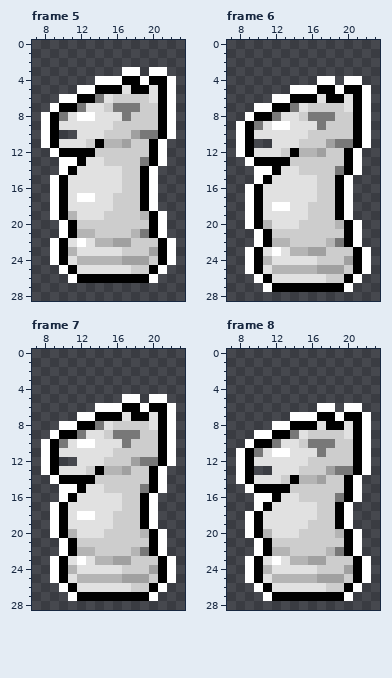
Two versions of one pixel-art file, Assets/Sprites/Sprites-Animation/Pieces/Pieces Dropping In/Aseprite Files/White Knight Landing.aseprite. The picture above is the old version.
32x32 pixels, 13 frames. Shown: frame 5: x 7..23, y 0..28; frame 6: x 7..23, y 0..28; frame 7: x 7..23, y 0..28; frame 8: x 7..23, y 0..28. The commit also changed other frames, which this record leaves out.
After:
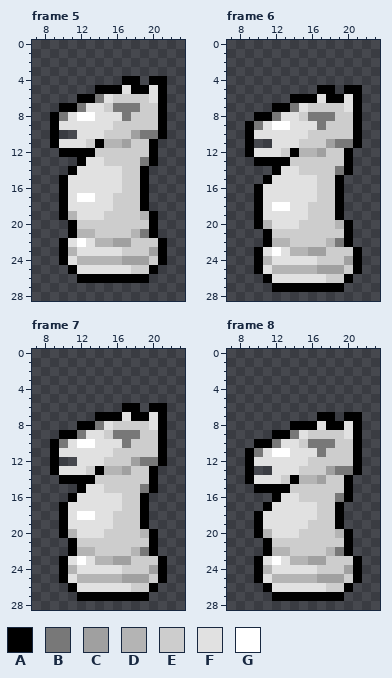
Palette (. is transparent): A #000000  B #787878  C #a0a0a0  D #b4b4b4  E #cdcdcd  F #e1e1e1  G #ffffff
What changed:
Changed rows in their new state; - is an unchanged pixel.
Frame 5:
first column x 8:
 3 ---------..-..-
 4 ------...--.--.
 5 ----..--------.
 6 --..----------.
 7 -.------------.
 8 .-------------.
 9 .-------------.
10 .-------------.
11 .------------.-
12 -.-----------.-
13 --..---------.-
14 --.---------.--
15 -.----------.--
16 -.----------.--
17 -.----------.--
18 -.----------.--
19 -.-----------.-
20 --.----------.-
21 --.----------.-
22 -.------------.
23 -.------------.
24 -.------------.
25 --.----------.-
26 ---.--------.--
Frame 6:
first column x 8:
 4 ---------..-..-
 5 ------...--.--.
 6 ----..--------.
 7 --..----------.
 8 -.------------.
 9 .-------------.
10 .-------------.
11 .-------------.
12 .------------.-
13 -.-----------.-
14 --..---------.-
15 --.---------.--
16 -.----------.--
17 -.----------.--
18 -.----------.--
19 -.----------.--
20 -.-----------.-
21 --.----------.-
22 --.----------.-
23 -.------------.
24 -.------------.
25 -.------------.
26 --.----------.-
27 ---.--------.--
Frame 7:
first column x 8:
 5 ---------..-..-
 6 ------...--.--.
 7 ----..--------.
 8 --..----------.
 9 -.------------.
10 .-------------.
11 .-------------.
12 .-------------.
13 .------------.-
14 -.-----------.-
15 --..---------.-
16 --.---------.--
17 -.----------.--
18 -.----------.--
19 -.----------.--
20 -.-----------.-
21 --.----------.-
22 --.----------.-
23 -.------------.
24 -.------------.
25 -.------------.
26 --.----------.-
27 ---.--------.--
Frame 8:
first column x 8:
 6 ---------..-..-
 7 ------...--.--.
 8 ----..--------.
 9 --..----------.
10 -.------------.
11 .-------------.
12 .-------------.
13 .-------------.
14 .------------.-
15 -.-----------.-
16 --..---------.-
17 --.---------.--
18 -.----------.--
19 -.----------.--
20 -.-----------.-
21 --.----------.-
22 --.----------.-
23 -.------------.
24 -.------------.
25 -.------------.
26 --.----------.-
27 ---.--------.--
Changed places in both pictures, as pixel boxes (x1, y1, x2, y2):
erased: (41, 67, 176, 283)
erased: (236, 76, 371, 292)
erased: (41, 394, 176, 601)
erased: (236, 403, 371, 601)
